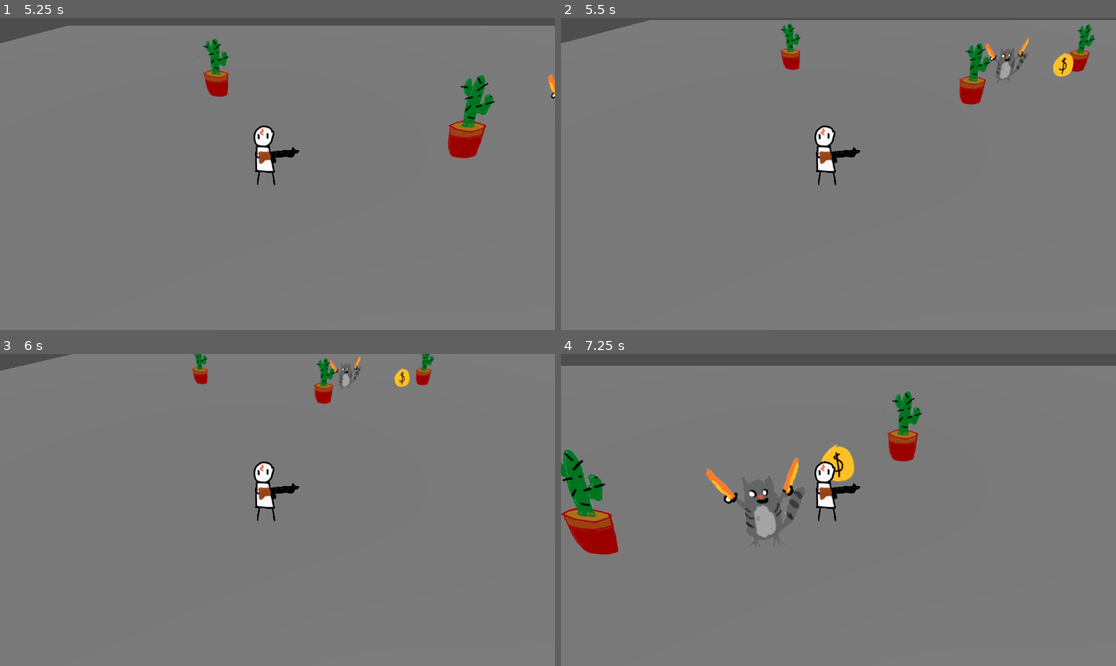
Above: before the commit, frames 1-4 (two rows, left to right).
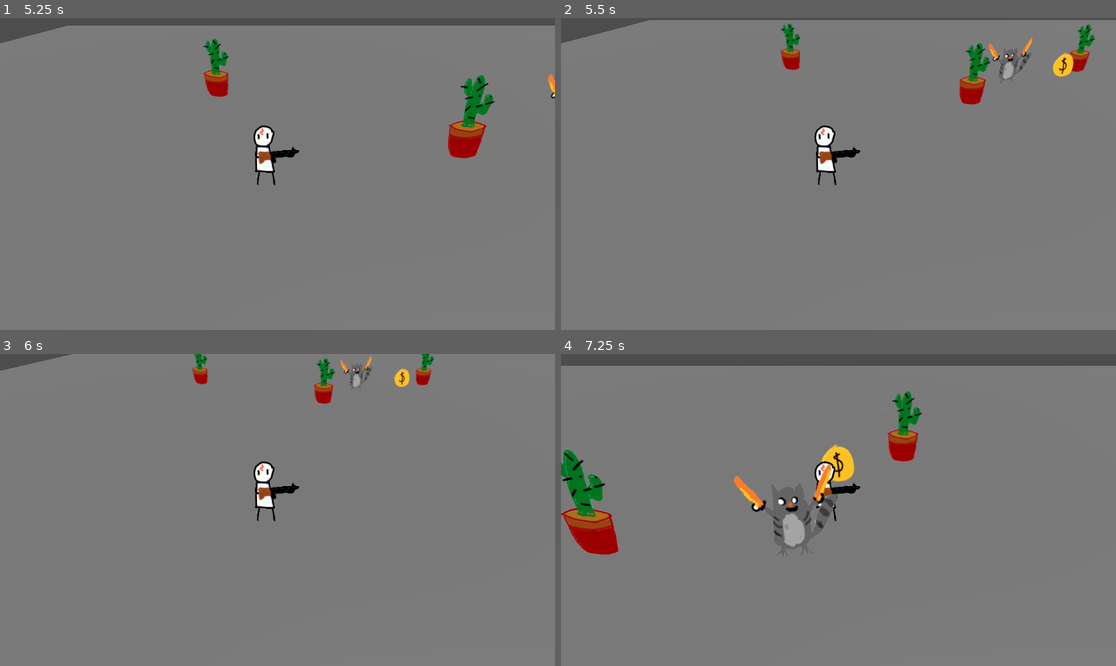
Above: after the commit, the same moments.

Repository: gmuGADIG/DEADSHOT
Game: Godot game, scene res://test_scenes/example_scene.tscn
Same seed, same stepped clock (60 frames per second), same inputs: the game is played once before the commit and once after it.
Inputs:
- Up to frame 1 (5.25 s): tap Enter at 0.5 s; hold D (move_right) 0.53-1.28 s; tap Space (roll) every 0.75 s from 0.6 to 5.1 s; hold S (move_down) 1.28-2.03 s; hold D (move_right) 2.03-2.78 s; hold W (move_up) 2.78-3.53 s; hold A (move_left) 3.53-5.03 s; hold S (move_down) from 5.03 s (still down)
- Up to frame 2 (5.5 s): keep holding S (move_down)
- Up to frame 3 (6 s): release S (move_down) at 5.78 s; hold D (move_right) from 5.78 s (still down); tap Space (roll) at 5.85 s
- Up to frame 4 (7.25 s): release D (move_right) at 6.53 s; hold W (move_up) from 6.53 s (still down); tap Space (roll) at 6.6 s

Frame 1 is identical in both runs. In frame 2, 0.4% of the frame differs, in the area x 76-85%, y 6-21%; in frame 3, 0.2%; in frame 4, 1.9%, in the area x 26-50%, y 33-62%.

Commit message:
fixed scouting bug
TODO:
- implement patrolling enemy behaviour

Diff:
--- a/test_scenes/example_scene.tscn
+++ b/test_scenes/example_scene.tscn
@@ -23,6 +23,7 @@
 [node name="EnemyTest" parent="." node_paths=PackedStringArray("player") instance=ExtResource("4_wceyb")]
 transform = Transform3D(1, 0, 0, 0, 1, 0, 0, 0, 1, 9.249423, 4.7683716e-07, -2.0285115)
 player = NodePath("../Player")
+smell_radius = 20.0
 starting_pos = Vector3(9.249423, 4.7683716e-07, -2.0285115)
 patrol_path = Array[Vector3]([Vector3(0, 0, 0)])
 
--- a/world/enemy/base/enemy_base.gd
+++ b/world/enemy/base/enemy_base.gd
@@ -37,6 +37,7 @@
 ## The amount of time (seconds) the enemy stays at the last known player
 ## position before returning back to what it was doing.
 @export var patience : float = 5.0;
+var currentPatience : float;
 
 @export_subgroup("Idle-Only Settings")
 ## Does the enemy return to their original position after the player leaves?
@@ -54,13 +55,20 @@
 ## Current distance to the player
 var player_distance : float;
 
+## The navigation agent.
 @onready var navigation_agent : NavigationAgent3D = $NavigationAgent3D
 
 ## The last known position of the player.
 var last_known_player_position : Vector3;
 
+## Whether or not the enemy should move, used primarily to stop idle jittering.
 var shouldMove : bool = false;
+## Whether the enemy was previously tracking, used to scout for the player only
+## when the player was tracked and is outside of the range
 var wasTracking : bool = false;
+
+## How close the enemy is to the destination before being "basically there"
+var proximityTolerance : float = 1;
 
 #endregion
 
@@ -73,32 +81,31 @@
 # Called every frame. 'delta' is the elapsed time since the previous frame.
 func _process(_delta: float) -> void:
 	player_distance = global_position.distance_to(player.global_position);
-	if player_distance > smell_radius:
-		# Player is far away
-		aggro = AggroState.BENIGN;
-	elif player_distance > sight_radius:
+
+	if player_distance <= sight_radius:
+		# Player is within sight radius.
+		aggro = AggroState.TRACKING;
+	elif player_distance <= smell_radius:
 		# Player is within smell radius
 		if wasTracking:
 			aggro = AggroState.SCOUTING;
+		else:
+			aggro = AggroState.BENIGN;
 	else:
-		# Player is within sight radius
-		aggro = AggroState.TRACKING;
+		# Player is far away
+		aggro = AggroState.BENIGN;
+
 	pass
 
-func _physics_process(_delta: float) -> void:
-	print(wasTracking)
+func _physics_process(delta: float) -> void:
 	match aggro:
 		AggroState.BENIGN when type == EnemyType.IDLE:
-			print("Idle!")
 			idle();
 		AggroState.BENIGN when type == EnemyType.PATROLLING:
-			print("Patrolling!")
 			patrol();
 		AggroState.SCOUTING:
-			print("Scouting!")
-			scout();
+			scout(delta);
 		AggroState.TRACKING:
-			print("TRACKING!")
 			track();
 
 	# Get the position to the next path checkpoint, then point velocity towards
@@ -121,36 +128,43 @@
 	wasTracking = false
 
 	# if the enemy returns to post,
-		# if the enemy aint there yet,
-			# the enemy should move
-		# else,
-			# the enemy should not move
-	# if the enemy does not return to post
-		# the enemy should not move
-
 	if returns_to_post:
 		set_movement_target(starting_pos)
-		if (global_position.distance_to(starting_pos) > 5):
-			print("greater than tolerance, let's go")
+		# if the enemy isn't there yet,
+		if (not is_close_to_destination()):
+			# the enemy should move.
 			shouldMove = true
 		else:
+			# else, the enemy should not move.
 			shouldMove = false
+	# if the enemy does not return to post,
 	else:
+		# the enemy should not move.
 		shouldMove = false
 	pass
 
 func patrol() -> void:
+	## TODO: IMPLEMENT PATROLLING
 	wasTracking = false
 	shouldMove = true
 	#if global_position.distance_to(patrol_path[patrol_index]) <
 	pass
 
-func scout() -> void:
-	shouldMove = true
+func scout(delta : float) -> void:
+	# The enemy will go to the last place it saw the player.
 	set_movement_target(last_known_player_position)
-	# wait some amount of seconds
-	aggro = AggroState.BENIGN
-	pass
+
+	# If it's already there, don't move. Otherwise, move.
+	shouldMove = not is_close_to_destination()
+
+	# Once the enemy is at the last known player position, it'll linger there
+	# for the amount of seconds, set in patience
+	if (is_close_to_destination()):
+		if currentPatience > 0:
+			currentPatience -= delta;
+		else:
+			wasTracking = false
+		pass
 
 ## Moves the enemy towards the player.
 func track() -> void:
@@ -158,5 +172,11 @@
 	shouldMove = true
 	set_movement_target(player.position)
 	last_known_player_position = player.position
+	currentPatience = patience
 	pass
+
+## Whether the enemy is close to destination
+func is_close_to_destination() -> bool:
+	return global_position.distance_to(navigation_agent.target_position) < proximityTolerance
+
 #endregion
